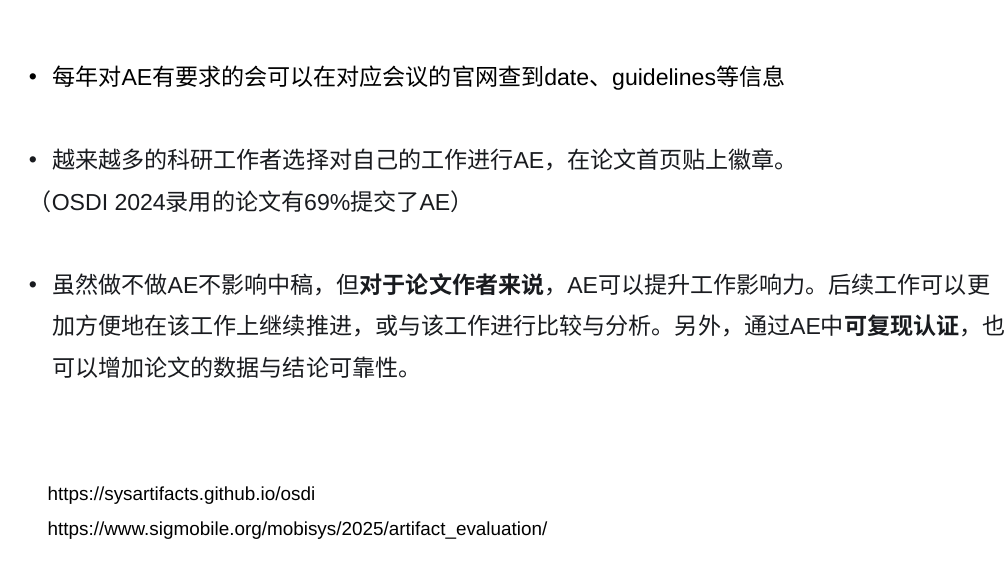
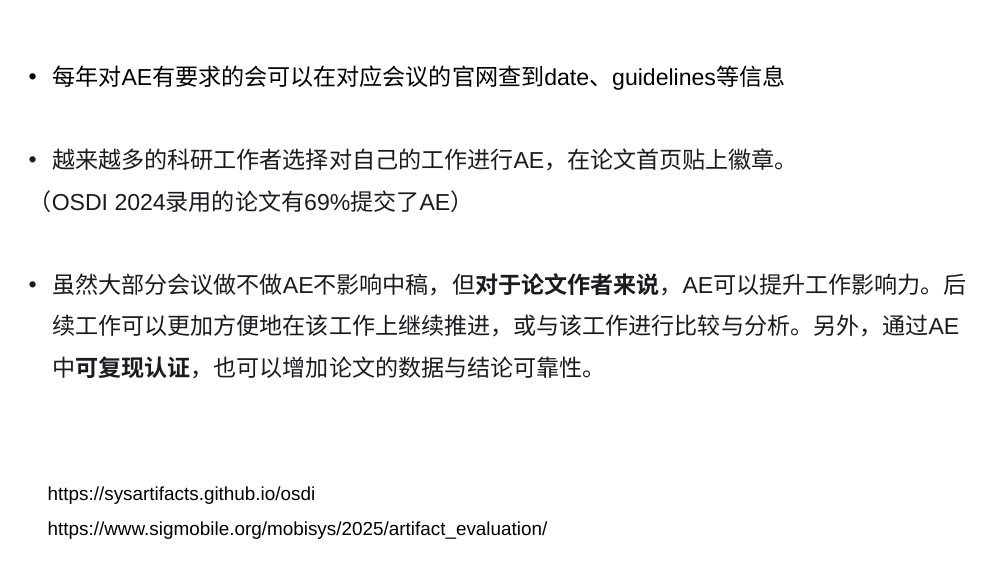
Before and after one commit to fmy-fly/Pre-ppt, a slide deck: slide 7 of AE介绍.pptx (slide 6 before the commit). Drawn at 1008x567 pixels with LibreOffice and Linux fonts; fonts in the diff are those of the drawing. Boxes give left, top, right and bottom in pixels: in the first picture for what was removed or moved away, otherwise in the second. Text is boxed around its words. In the diff, an @@ line names an element or a change of style, - is before the commit and + after.

```diff
--- a/AE介绍.pptx
+++ b/AE介绍.pptx
@@ text at <box>52,273,967,379</box>: text changed @@
-• 虽然做不做AE不影响中稿，但对于论文作者来说，AE可以提升工作影响力。后续工作可以更加方便地在该工作上继续推进，或与该工作进行比较与分析。另外，通过AE中可复现认证，也可以增加论文的数据与结论可靠性。
+• 虽然大部分会议做不做AE不影响中稿，但对于论文作者来说，AE可以提升工作影响力。后续工作可以更加方便地在该工作上继续推进，或与该工作进行比较与分析。另外，通过AE中可复现认证，也可以增加论文的数据与结论可靠性。
```
Also in this commit, not shown: 18 other slides changed, 2 slides added, 1 slide removed.
